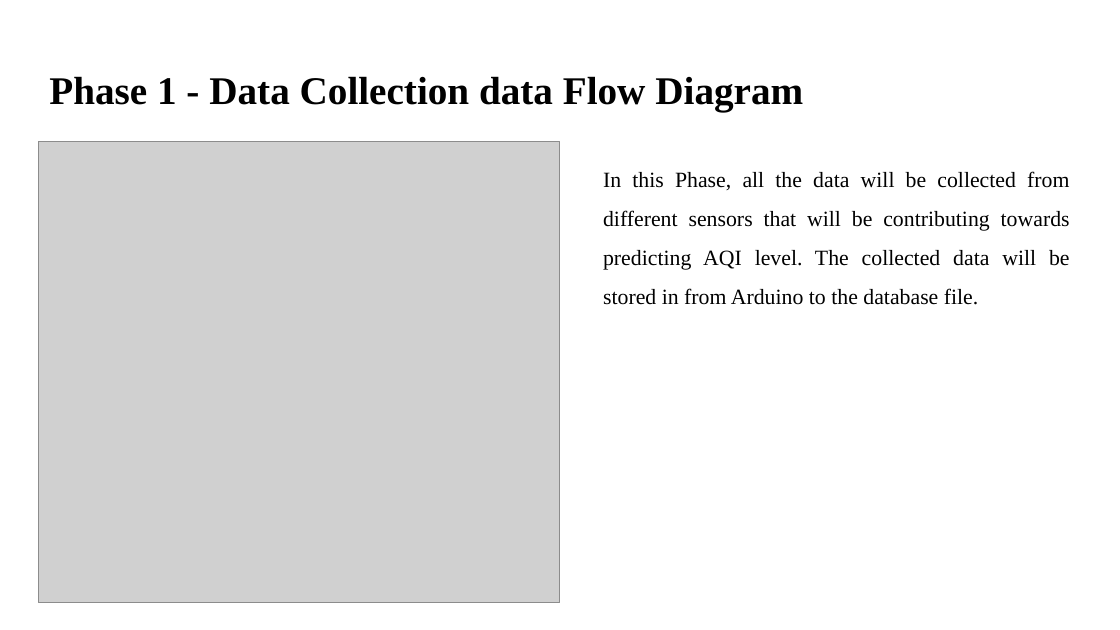
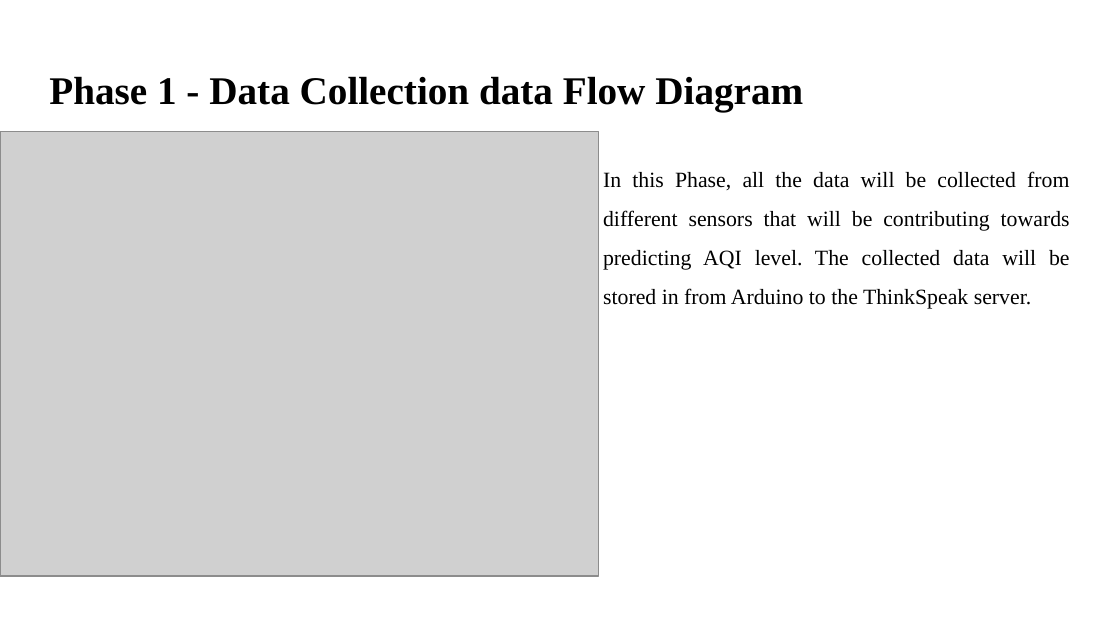
Before and after one commit to Avikr76/Major_project, a slide deck: slide 17 of Major Project Phase 2.pptx. Drawn at 1120x630 pixels with LibreOffice and Linux fonts; fonts in the diff are those of the drawing; grey boxes stand for pictures. Boxes give left, top, right and bottom in pixels: in the first picture for what was removed or moved away, otherwise in the second. Text is boxed around its words. In the diff, an @@ line names an element or a change of style, - is before the commit and + after.

```diff
--- a/Major Project Phase 2.pptx
+++ b/Major Project Phase 2.pptx
@@ picture: place and size @@
-picture at box(38, 141, 560, 603)
+picture at box(0, 131, 599, 576)
@@ text at box(603, 171, 1070, 309): text changed @@
-In this Phase, all the data will be collected from different sensors that will be contributing towards predicting AQI level. The collected data will be stored in from Arduino to the database file.
+In this Phase, all the data will be collected from different sensors that will be contributing towards predicting AQI level. The collected data will be stored in from Arduino to the ThinkSpeak server.
```
Also in this commit, not shown: 9 other slides changed.
